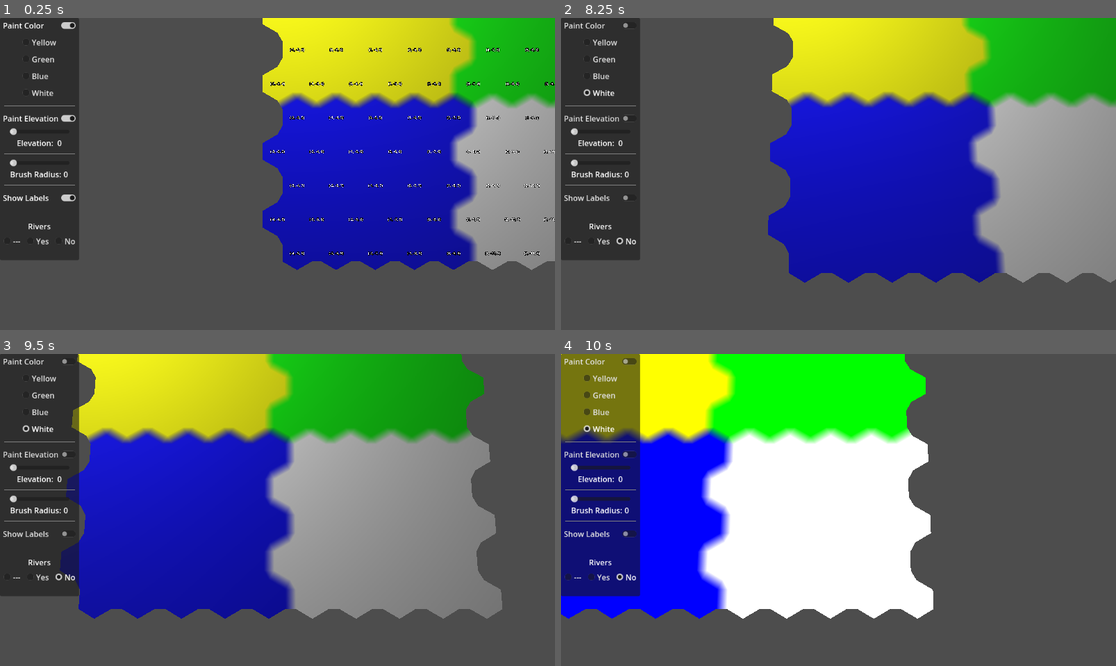
Above: before the commit, frames 1-4 (two rows, left to right).
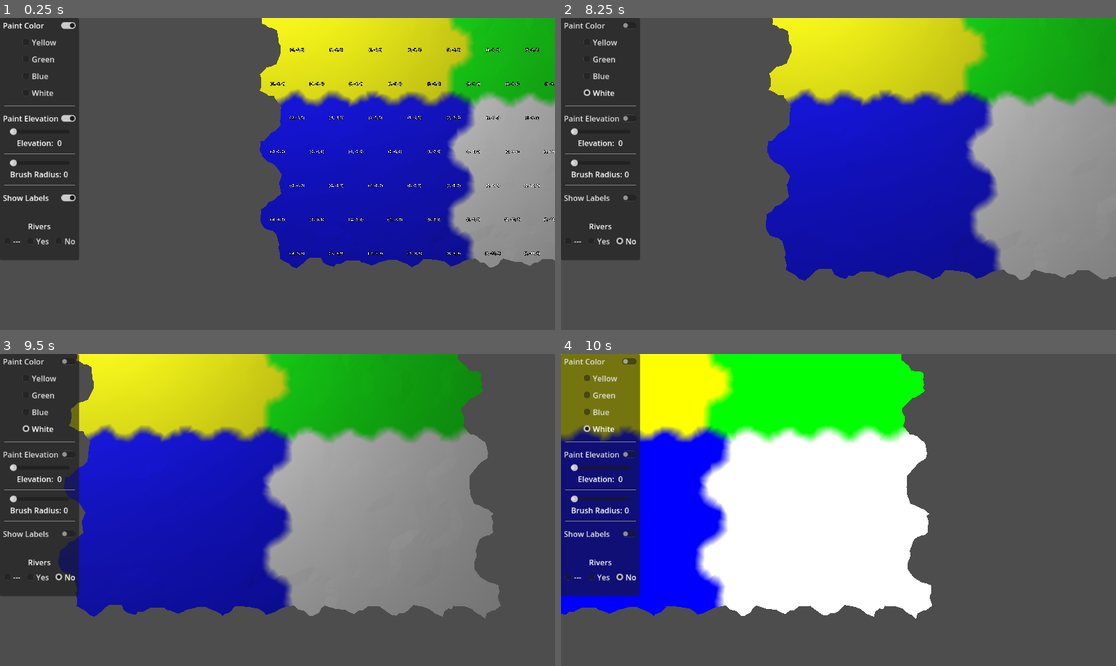
Above: after the commit, the same moments.

Repository: davepruitt/hex_map_godot
Game: Godot game, scene res://main.tscn
Two runs of this game, one before a commit and one after it. Both use one fixed random seed, a clock stepped at 60 frames per second and the inputs below.
Inputs (mouse positions are in pixels of both pictures, inside the frame that each line leads up to):
- Up to frame 1 (0.25 s): no input
- Up to frame 2 (8.25 s): click "Paint Color" at 0.5 s; click "Yellow" at 1.25 s; click "Green" at 2 s; click "Blue" at 2.75 s; click "White" at 3.5 s; click "Paint Elevation" at 4.25 s; click "Show Labels" at 5 s; click "---" at 5.75 s; click "Yes" at 6.5 s; click "No" at 7.25 s; tap Enter at 8 s; move the mouse to (960, 158) at 8.02 s; hold Right (ui_right) from 8.03 s (still down); tap Z at 8.1 s; click (960, 158) at 8.17 s
- Up to frame 3 (9.5 s): release Right (ui_right) at 8.75 s; drag from (166, 525) to (249, 572) at 8.77 s
- Up to frame 4 (10 s): tap Space at 9.5 s; move the mouse to (894, 441) at 9.52 s; hold Right (ui_right) from 9.53 s (still down); tap P at 9.6 s

The runs differ from the first frame. In frame 1, 2.9% of the frame differs, in the area x 46-100%, y 0-81%; in frame 2, 3.3%; in frame 3, 4.0%, in the area x 10-91%, y 0-85%; in frame 4, 3.9%.

Commit message:
Re-enabled cell pertubation. Now at feature parity with the end of tutorial 6.

Diff:
--- a/hex_project_godot/hex_metrics.gd
+++ b/hex_project_godot/hex_metrics.gd
@@ -32,13 +32,13 @@
 
 const VERTICAL_TERRACE_STEP_SIZE: float = 1.0 / float(TERRACES_PER_SLOPE + 1)
 
-const CELL_PERTURB_STRENGTH: float = 0.0 #0.1
+const CELL_PERTURB_STRENGTH: float = 0.1
 
 const CELL_PERTURB_POSITION_MULTIPLIER: float = 100.0
 
 const NOISE_SCALE: float = 1.0
 
-const ELEVATION_PERTURB_STRENGTH: float = 0.0 #0.015
+const ELEVATION_PERTURB_STRENGTH: float = 0.015
 
 const CHUNK_SIZE_X: int = 5
 
